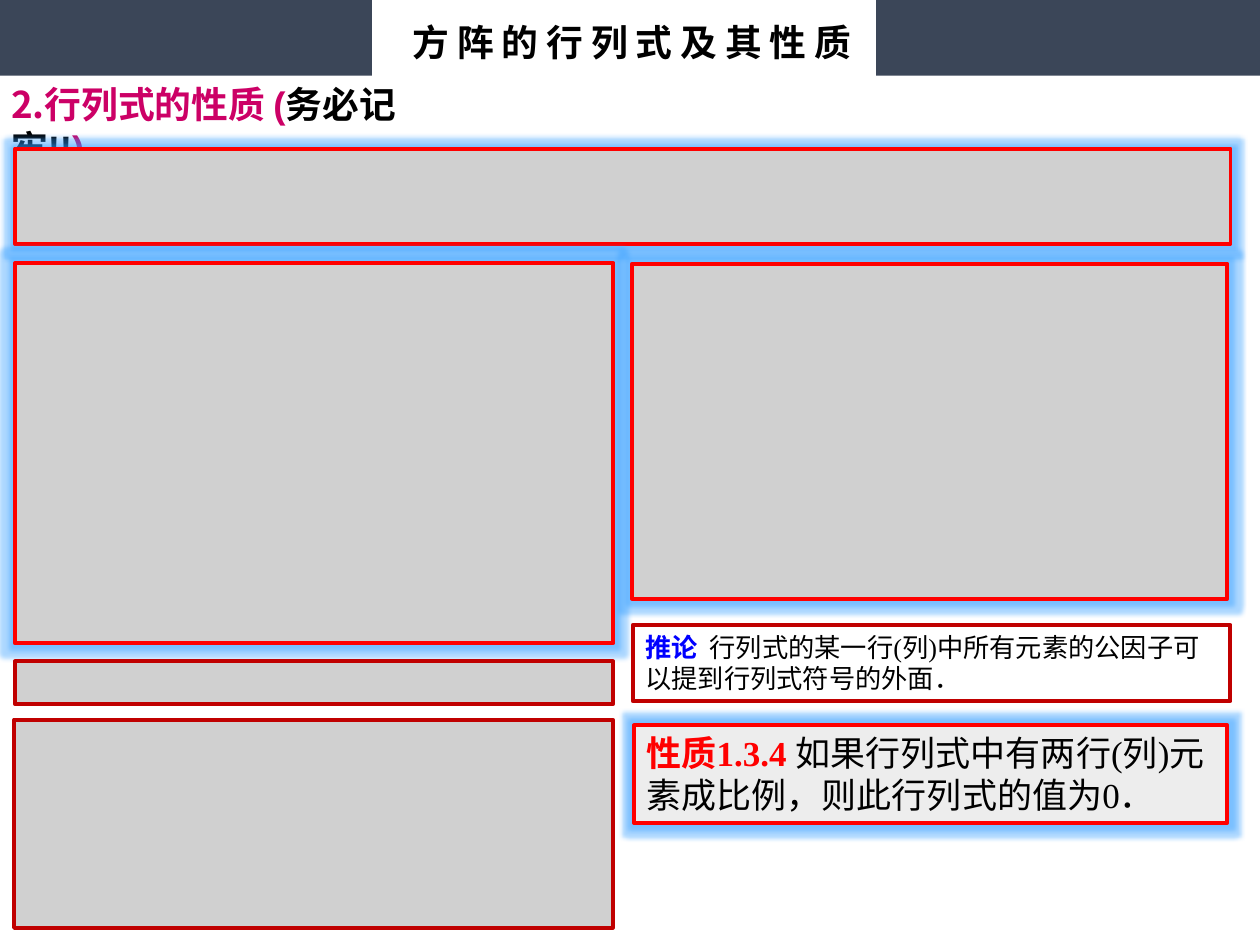
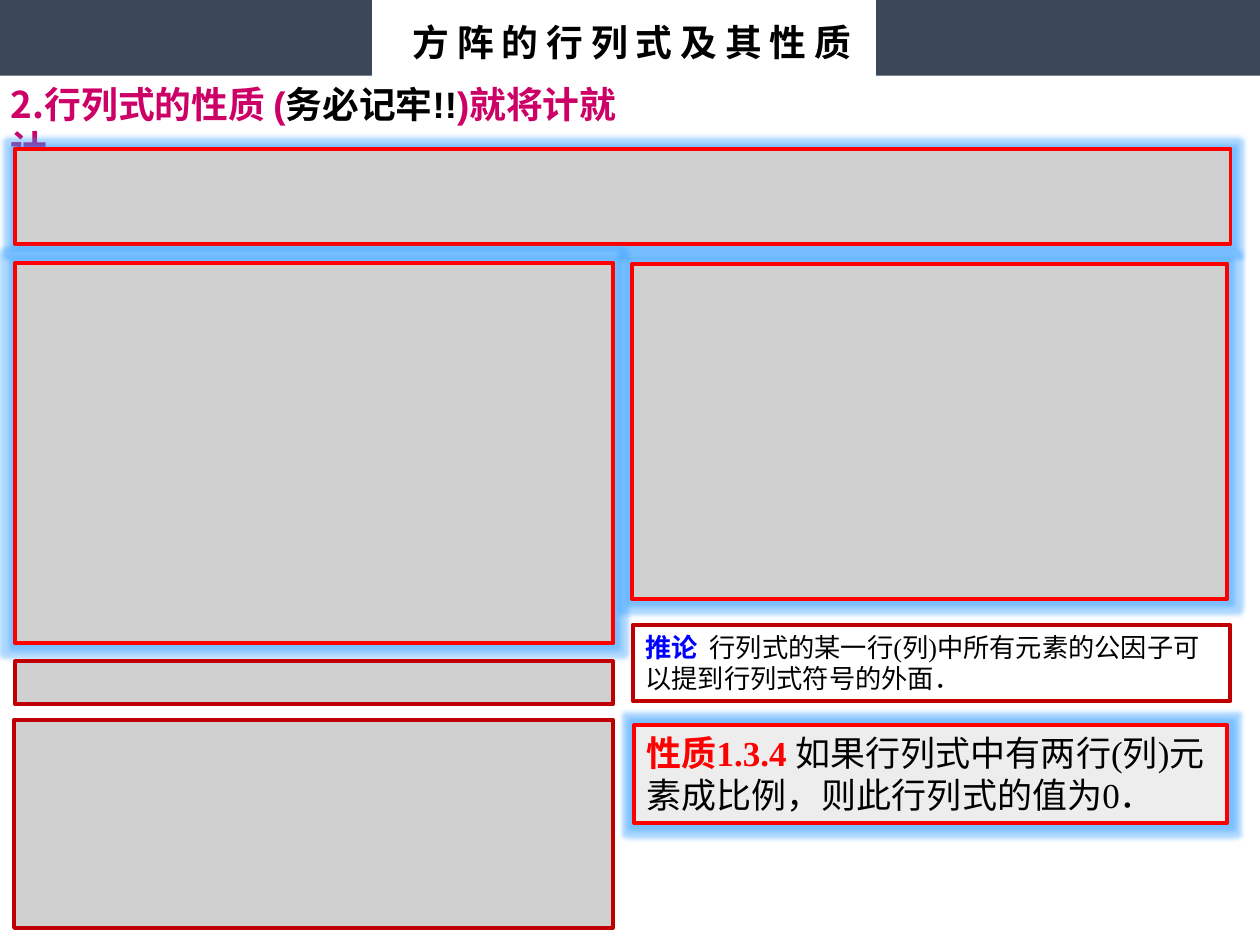
Before and after one commit to weeen668/linear-algebra, a slide deck: slide 2 of 4 第1章 矩阵.pptx. Drawn at 1260x945 pixels with LibreOffice and Linux fonts; fonts in the diff are those of the drawing; grey boxes stand for pictures. Boxes give left, top, right and bottom in pixels: in the first picture for what was removed or moved away, otherwise in the second. Text is boxed around its words. In the diff, an @@ line names an element or a change of style, - is before the commit and + after.

Commit message:
改七下

```diff
--- a/4 第1章 矩阵.pptx
+++ b/4 第1章 矩阵.pptx
@@ text at <box>11,86,616,125</box>: text changed; font Noto Sans CJK SC to Arial @@
-2.行列式的性质 (务必记牢!!)
+2.行列式的性质 (务必记牢!!)就将计就计
```
